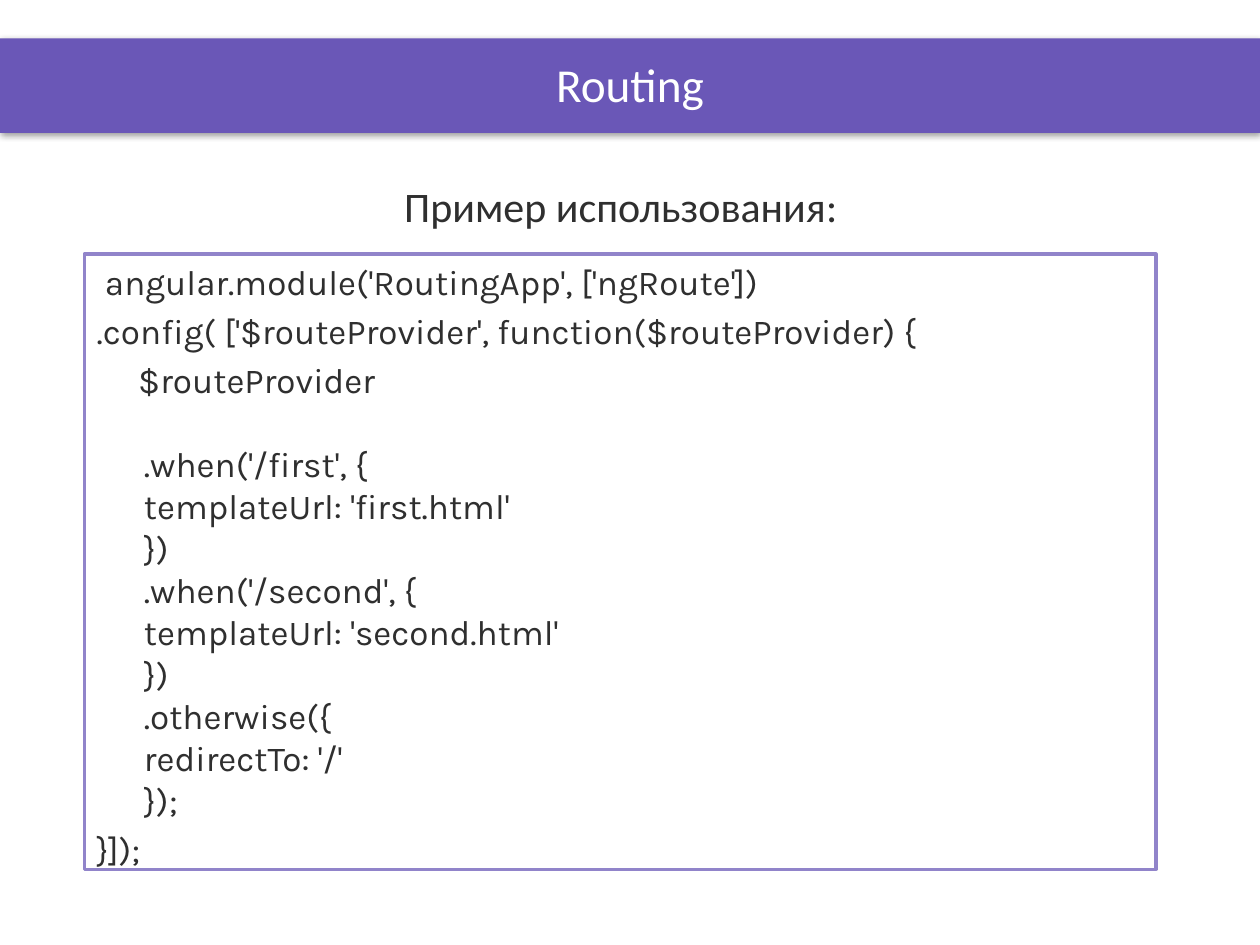
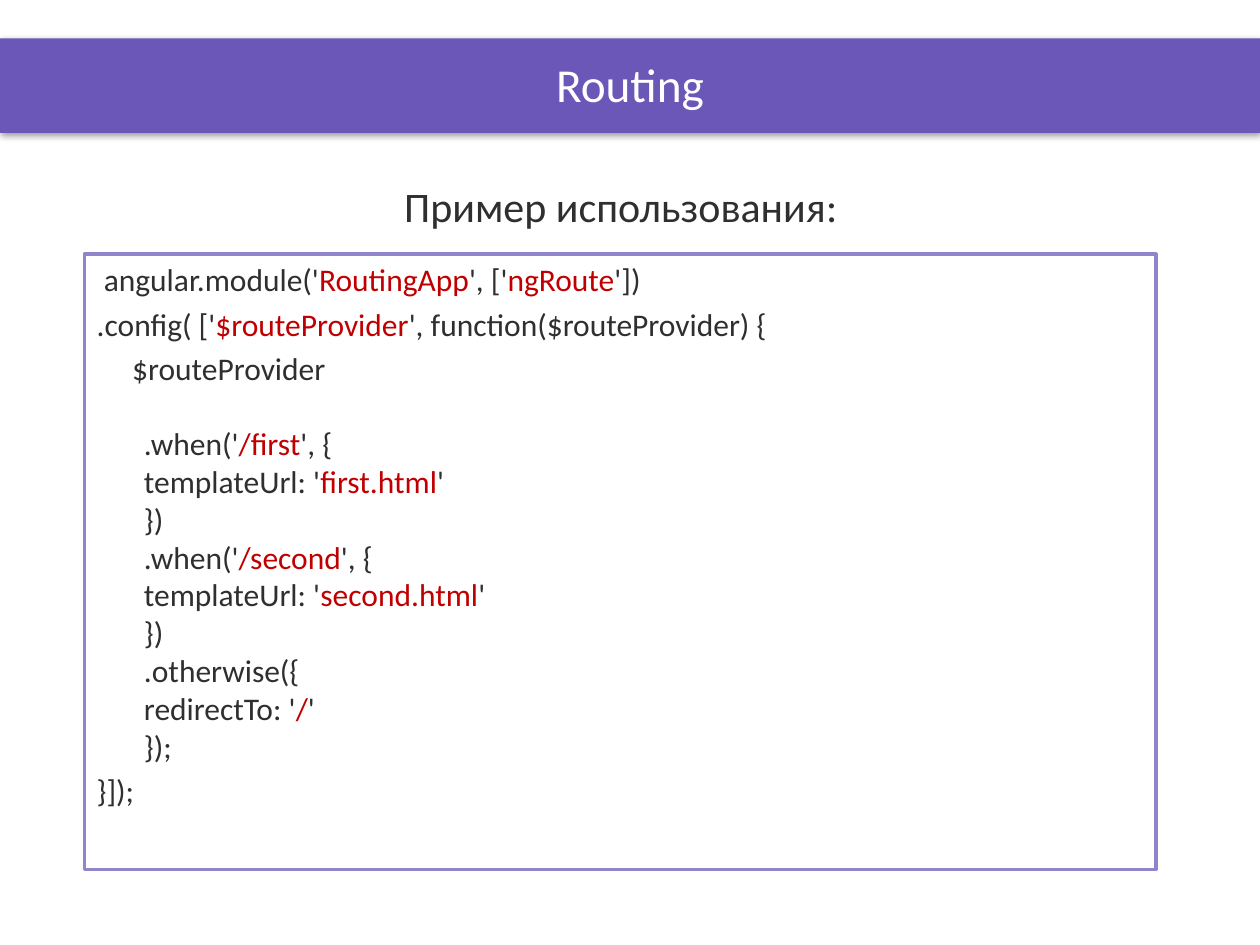
Before and after one commit to DinamickaDevelopment/ignite, a slide deck: slide 5 of AngularJS/lesson_16/Presentation/Routing.pptx. Drawn at 1260x945 pixels with LibreOffice and Linux fonts; fonts in the diff are those of the drawing; background and template pictures are left out. Boxes give left, top, right and bottom in pixels: in the first picture for what was removed or moved away, otherwise in the second. Text is boxed around its words. In the diff, an @@ line names an element or a change of style, - is before the commit and + after.

```diff
--- a/AngularJS/lesson_16/Presentation/Routing.pptx
+++ b/AngularJS/lesson_16/Presentation/Routing.pptx
@@ text "angular.module('RoutingApp', ['ngRoute'])" at (x1=84, y1=255, x2=1155, y2=869): size 20 to 18 pt, font Karla to Calibri; text colour #2F2F2F to #C00000 in "angular.module('RoutingApp', ['ngRoute'])", "['$routeProvider',", ".when('/first', 'first.html' .when('/second', 'second.html'  ..." @@
```
Also in this commit, not shown: 4 other slides changed, 9 other files.
